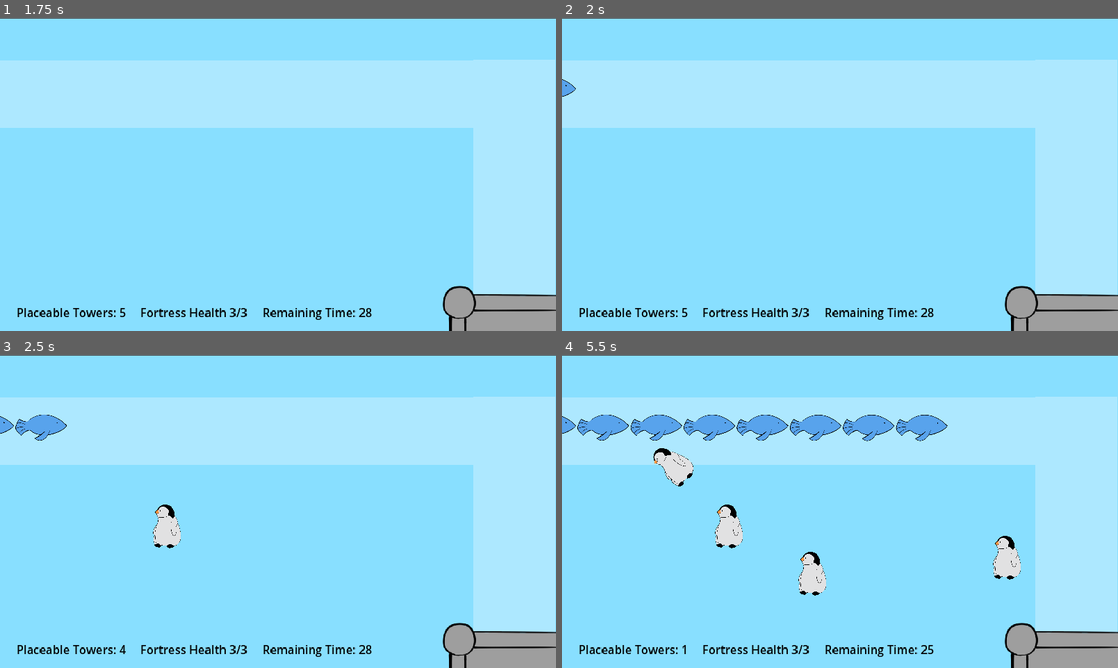
Above: before the commit, frames 1-4 (two rows, left to right).
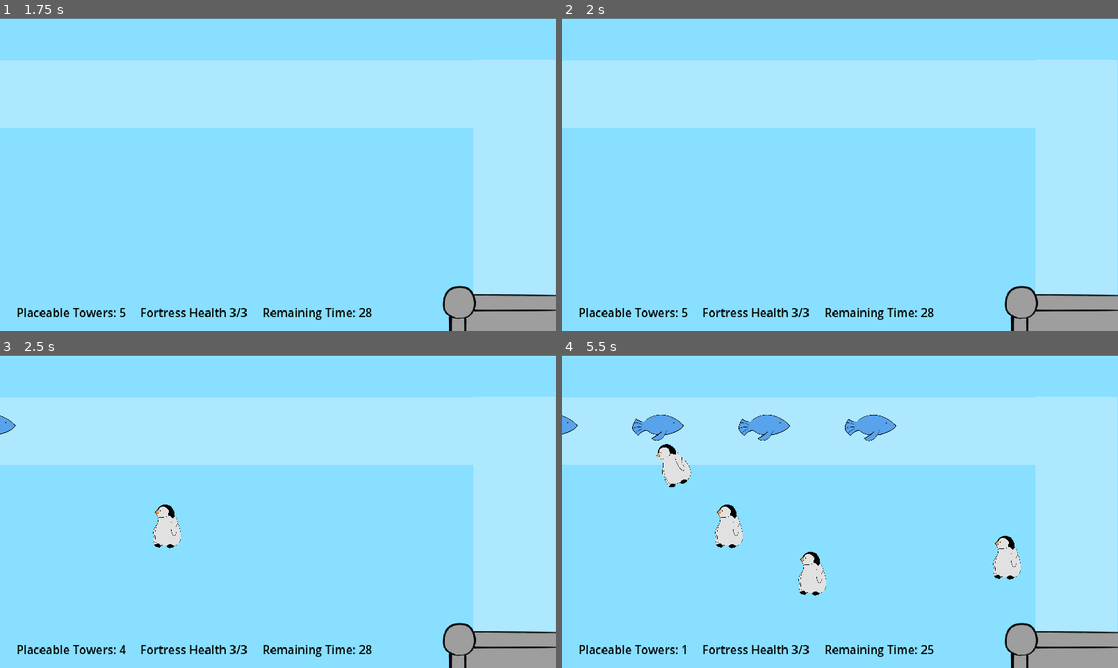
Above: after the commit, the same moments.

Repository: TraighScott/PenguinDefense
Game: Godot game, scene res://menus/main_menu.tscn
The game is run twice, just before and just after one commit, with the same random seed, the same clock (stepped at 60 frames per second) and the same inputs.
Inputs (mouse positions are in pixels of both pictures, inside the frame that each line leads up to):
- Up to frame 1 (1.75 s): click "Start" at 0.5 s; tap Enter at 1.25 s; move the mouse to (278, 93) at 1.27 s; click (278, 93) at 1.35 s
- Up to frame 2 (2 s): no input
- Up to frame 3 (2.5 s): move the mouse to (166, 527) at 2.02 s; click (166, 527) at 2.1 s
- Up to frame 4 (5.5 s): move the mouse to (895, 442) at 2.77 s; click (895, 442) at 2.85 s; move the mouse to (812, 574) at 3.52 s; click (812, 574) at 3.6 s; move the mouse to (1006, 558) at 4.27 s; click (1006, 558) at 4.35 s; move the mouse to (673, 464) at 5.02 s; click (673, 464) at 5.1 s

Frame 1 is identical in both runs. In frame 2, less than 0.1% of the frame differs, in the area x 0-3%, y 19-26%; in frame 3, 0.5%; in frame 4, 2.6%, in the area x 0-70%, y 19-43%.

Commit message:
Add initial wave management code

Diff:
--- a/project/tower/tower.gd
+++ b/project/tower/tower.gd
@@ -30,21 +30,16 @@
 					cur_target = i.get_node("../")
 
 		curr = cur_target
-		print("In:" + str(cur_targets))
-
-
 
 
 func _on_area_2d_body_exited(_body):
 	cur_targets = $Area2D.get_overlapping_bodies()
-	print("Out: " + str(cur_targets))
 
 
 func _on_shoot_timer_timeout() -> void:
 	if is_instance_valid(curr):
-		var impulse := Vector2(1, 0) * 100
+		var impulse := Vector2(1, 0) * 200
 		var projectile = preload("res://tower/projectile.tscn").instantiate()
 		get_parent().add_child(projectile)
 		projectile.global_position = global_position
 		projectile.apply_impulse(impulse.rotated(self.rotation))
-		print(curr)
--- a/project/world/world.gd
+++ b/project/world/world.gd
@@ -9,6 +9,7 @@
 @onready var path = preload("res://enemy/path1.tscn")
 @onready var tower_scene = preload("res://tower/tower.tscn")
 @onready var fortress: Node2D = $Fortress
+@onready var _time_left_in_game = $GameEndTimer.wait_time
 
 
 func _physics_process(_delta: float) -> void:
@@ -32,7 +33,6 @@
 	var enemy = path.instantiate()
 	add_child(enemy)
 	enemy_spawned.emit(enemy.enemy)
-	print("spawned")
 
 
 func _on_game_end_timer_timeout() -> void:
@@ -45,3 +45,10 @@
 
 func _on_no_tower_area_mouse_exited() -> void:
 	_can_place = true
+
+
+#This is a problem to be remedied
+func wave_management():
+	if $GameEndTimer.time_left < (_time_left_in_game/1.25):
+		$EnemySpawnTimer.wait_time -= .1
+		_time_left_in_game = $GameEndTimer.wait_time
--- a/project/world/world.tscn
+++ b/project/world/world.tscn
@@ -59,7 +59,6 @@
 position = Vector2(926, 568)
 
 [node name="EnemySpawnTimer" type="Timer" parent="."]
-wait_time = 0.5
 autostart = true
 
 [node name="GameEndTimer" type="Timer" parent="."]
